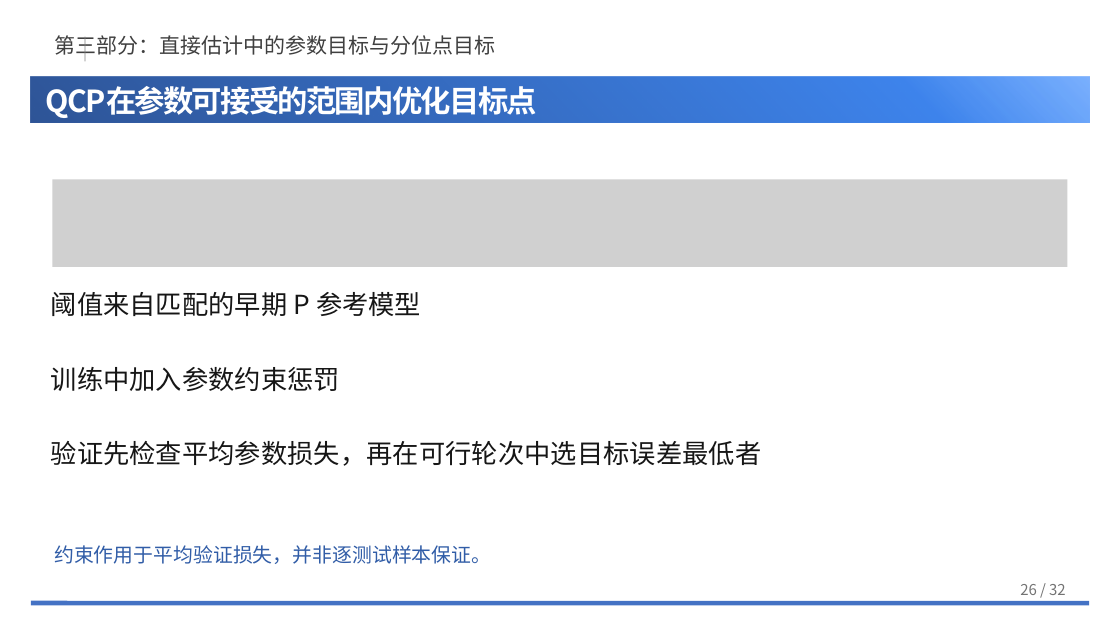
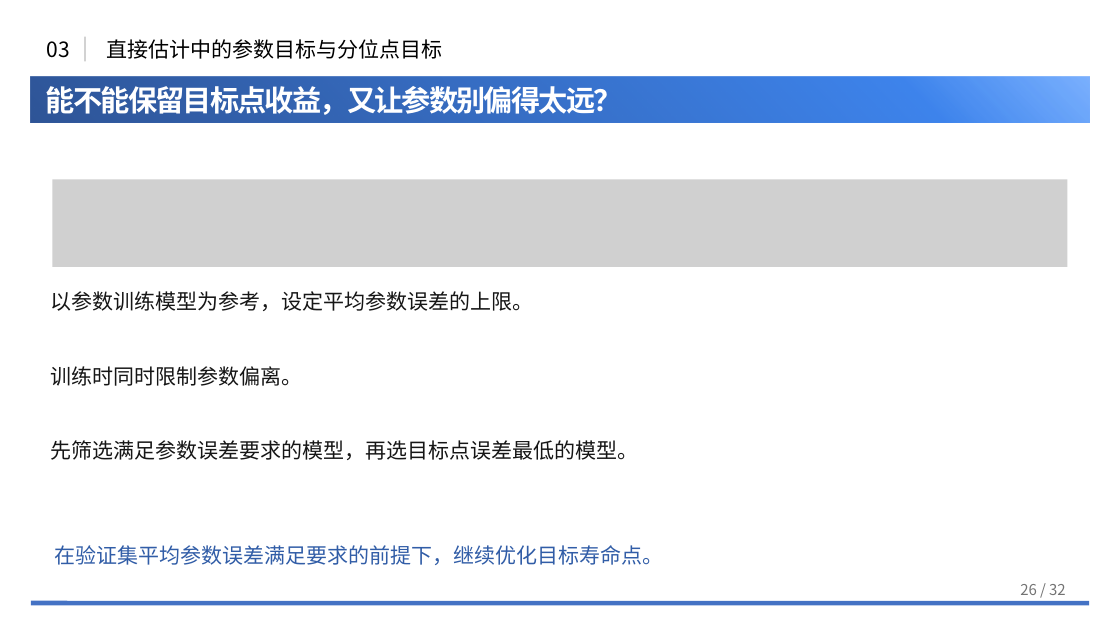
Before and after one commit to NEUwpy/weibull.work, a slide deck: slide 26 of docs/组会汇报/2026-09-三项研究更新汇报/260907组会.pptx. Drawn at 1120x630 pixels with LibreOffice and Linux fonts; fonts in the diff are those of the drawing; grey boxes stand for pictures; background and template pictures are left out. Boxes give left, top, right and bottom in pixels: in the first picture for what was removed or moved away, otherwise in the second. Text is boxed around its words. In the diff, an @@ line names an element or a change of style, - is before the commit and + after.

```diff
--- a/docs/组会汇报/2026-09-三项研究更新汇报/260907组会.pptx
+++ b/docs/组会汇报/2026-09-三项研究更新汇报/260907组会.pptx
@@ text added at box(46, 41, 69, 58), 18 pt, text #000000 @@
+03
@@ text at box(106, 39, 442, 59): text changed; text colour #404040 to #000000 @@
-第三部分：直接估计中的参数目标与分位点目标
+直接估计中的参数目标与分位点目标
@@ text at box(46, 81, 623, 118): text changed; size 26 to 25 pt @@
-QCP在参数可接受的范围内优化目标点
+能不能保留目标点收益，又让参数别偏得太远？
@@ text at box(51, 291, 534, 311): text changed; size 22.5 to 18 pt @@
-阈值来自匹配的早期 P 参考模型
+以参数训练模型为参考，设定平均参数误差的上限。
@@ text at box(51, 366, 303, 386): text changed; size 22.5 to 18 pt @@
-训练中加入参数约束惩罚
+训练时同时限制参数偏离。
@@ text at box(51, 440, 639, 460): text changed; size 22.5 to 18 pt @@
-验证先检查平均参数损失，再在可行轮次中选目标误差最低者
+先筛选满足参数误差要求的模型，再选目标点误差最低的模型。
@@ text at box(54, 545, 663, 565): text changed; size 17 to 18 pt @@
-约束作用于平均验证损失，并非逐测试样本保证。
+在验证集平均参数误差满足要求的前提下，继续优化目标寿命点。
```
Also in this commit, not shown: 27 other slides changed, 3 slides added, 3 slides removed, 4 other files.
